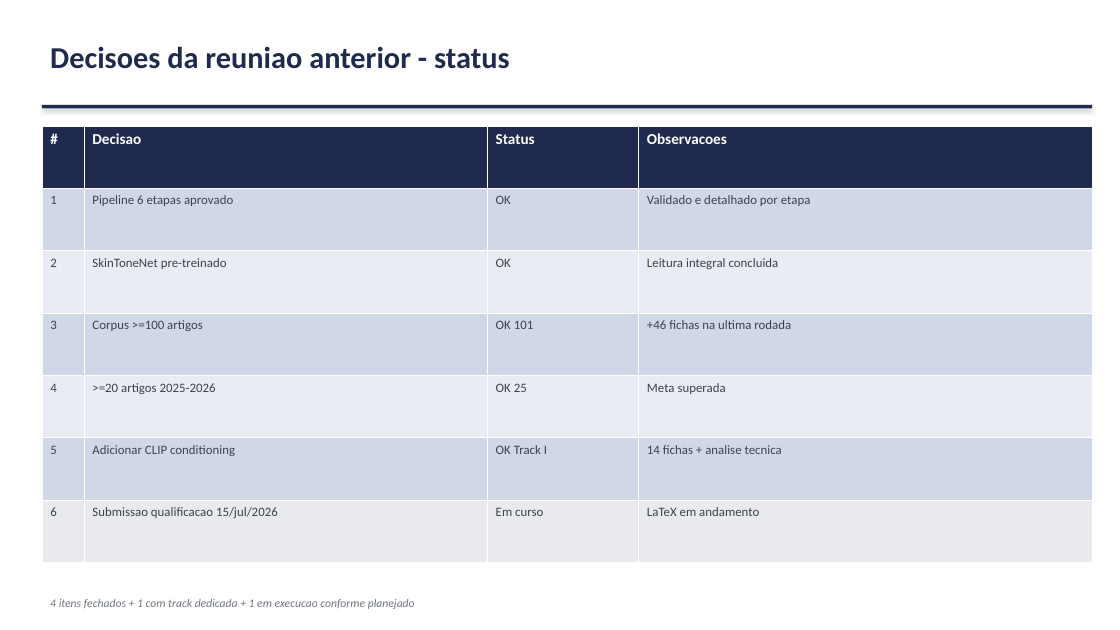
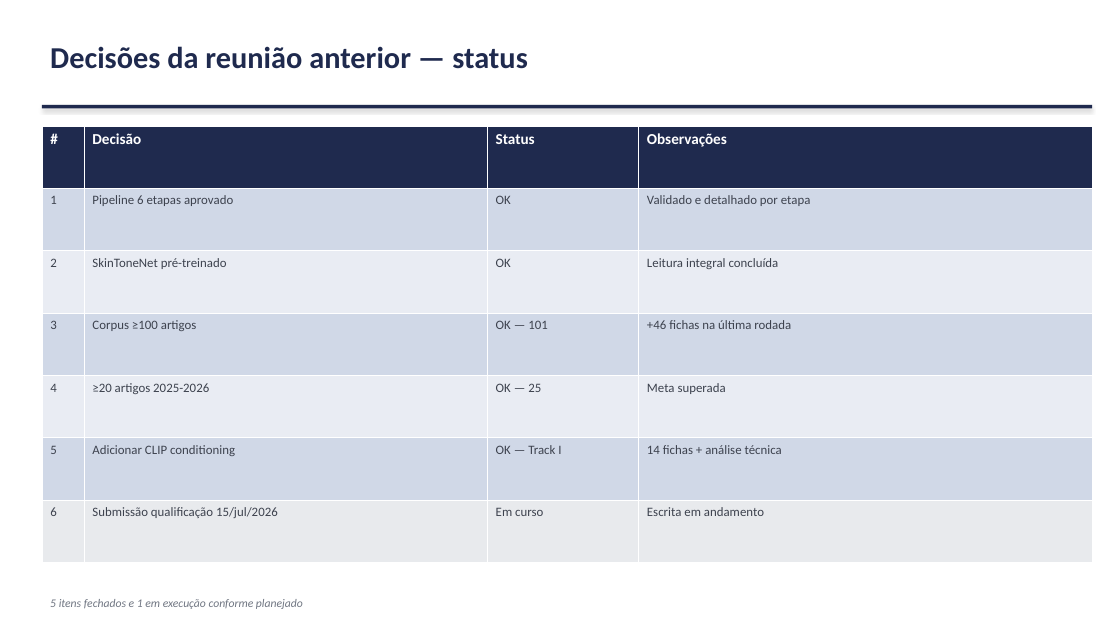
Before and after one commit to marcellozzetti/Facial-Recognition-Models-Mitigating-Bias, a slide deck: slide 4 of docs/ativo/material_reuniao_orientador_2026-06-15.pptx. Drawn at 1120x630 pixels with LibreOffice and Linux fonts; fonts in the diff are those of the drawing. Boxes give left, top, right and bottom in pixels: in the first picture for what was removed or moved away, otherwise in the second. Text is boxed around its words. In the diff, an @@ line names an element or a change of style, - is before the commit and + after.

```diff
--- a/docs/ativo/material_reuniao_orientador_2026-06-15.pptx
+++ b/docs/ativo/material_reuniao_orientador_2026-06-15.pptx
@@ text at bbox=[50, 46, 528, 69]: text changed @@
-Decisoes da reuniao anterior - status
+Decisões da reunião anterior — status
@@ table at bbox=[42, 126, 1092, 563] @@
-row 1, column 2: Decisao
+row 1, column 2: Decisão
-row 1, column 4: Observacoes
+row 1, column 4: Observações
-row 3, column 2: SkinToneNet pre-treinado
+row 3, column 2: SkinToneNet pré-treinado
-row 3, column 4: Leitura integral concluida
+row 3, column 4: Leitura integral concluída
-row 4: 3 | Corpus >=100 artigos | OK 101 | +46 fichas na ultima rodada
+row 4: 3 | Corpus ≥100 artigos | OK — 101 | +46 fichas na última rodada
-row 5, column 2: >=20 artigos 2025-2026
+row 5, column 2: ≥20 artigos 2025-2026
-row 5, column 3: OK 25
+row 5, column 3: OK — 25
-row 6, column 3: OK Track I
+row 6, column 3: OK — Track I
-row 6, column 4: 14 fichas + analise tecnica
+row 6, column 4: 14 fichas + análise técnica
-row 7, column 2: Submissao qualificacao 15/jul/2026
+row 7, column 2: Submissão qualificação 15/jul/2026
-row 7, column 4: LaTeX em andamento
+row 7, column 4: Escrita em andamento
@@ text at bbox=[50, 599, 303, 609]: text changed @@
-4 itens fechados + 1 com track dedicada + 1 em execucao conforme planejado
+5 itens fechados e 1 em execução conforme planejado
```
Also in this commit, not shown: 21 other slides changed, 1 slide added, 2 slides removed, 1 other file.
